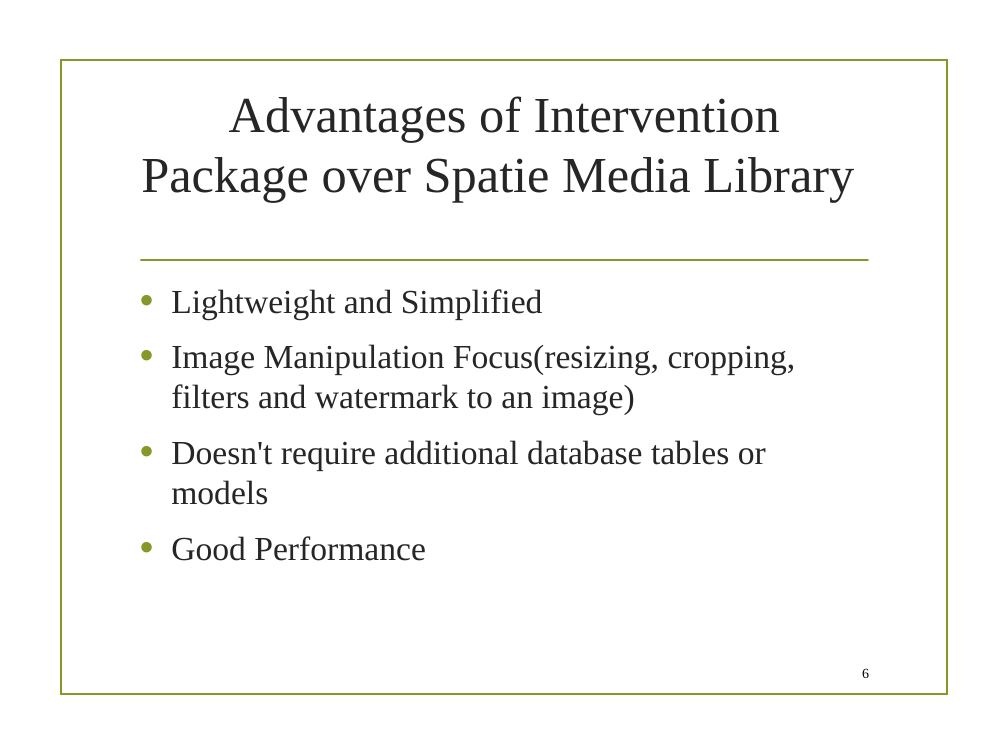
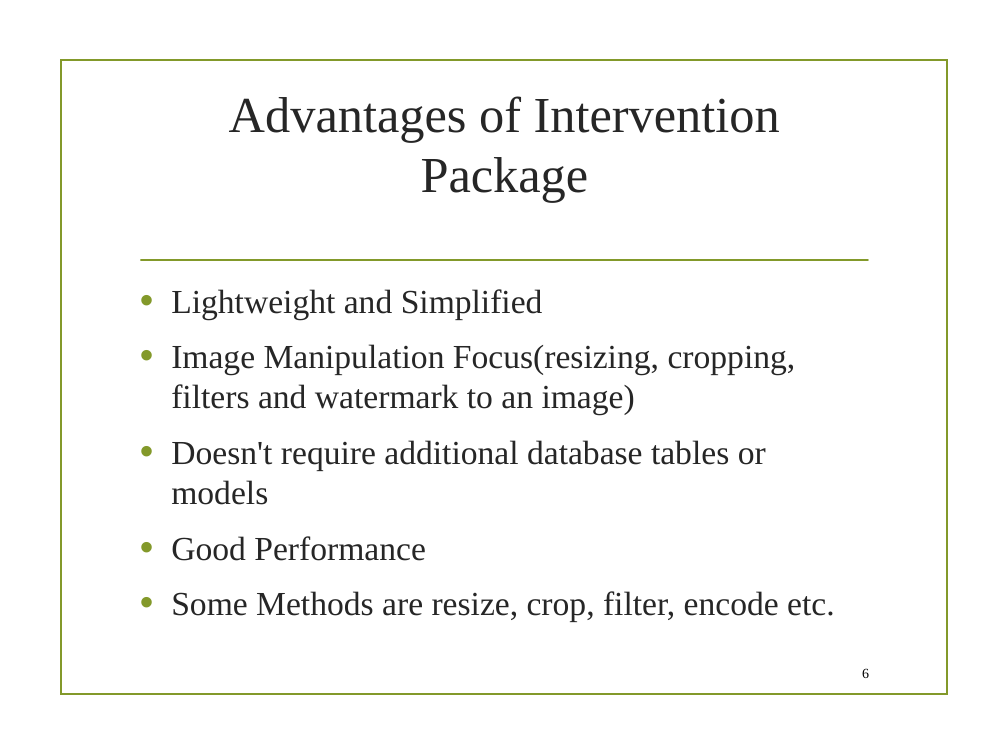
Before and after one commit to KhanalBishnu/Ecom-By-YT, a slide deck: slide 6 of public/friend/Comparison of Two Powerful Laravel Packages for Image and Media Managemen.pptx. Drawn at 1008x756 pixels with LibreOffice and Linux fonts; fonts in the diff are those of the drawing; background and template pictures are left out. Boxes give left, top, right and bottom in pixels: in the first picture for what was removed or moved away, otherwise in the second. Text is boxed around its words. In the diff, an @@ line names an element or a change of style, - is before the commit and + after.

```diff
--- a/public/friend/Comparison of Two Powerful Laravel Packages for Image and Media Managemen.pptx
+++ b/public/friend/Comparison of Two Powerful Laravel Packages for Image and Media Managemen.pptx
@@ title at (229,96,780,203): text changed @@
-Advantages of Intervention Package over Spatie Media Library
+Advantages of Intervention Package
@@ text at (171,591,834,622): paragraph added @@
+• Some Methods are resize, crop, filter, encode etc.
```
Also in this commit, not shown: 5 other slides changed.
